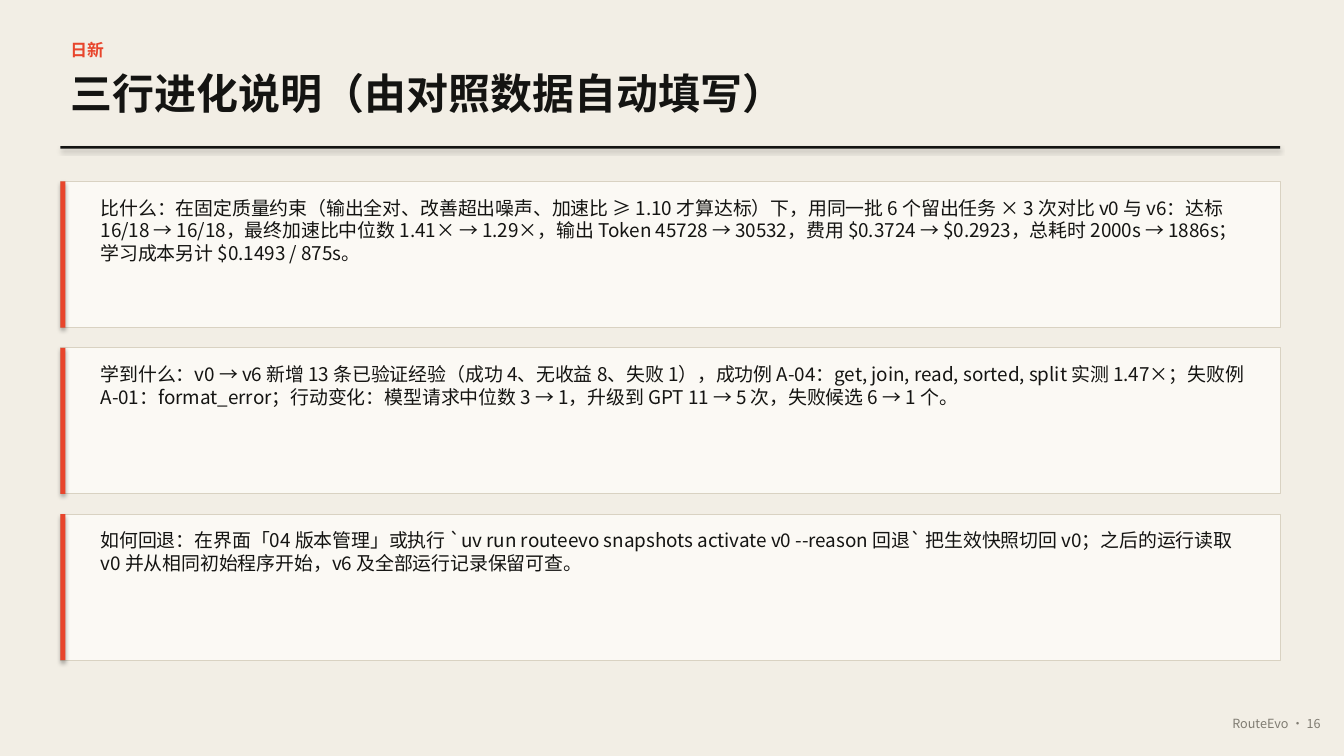
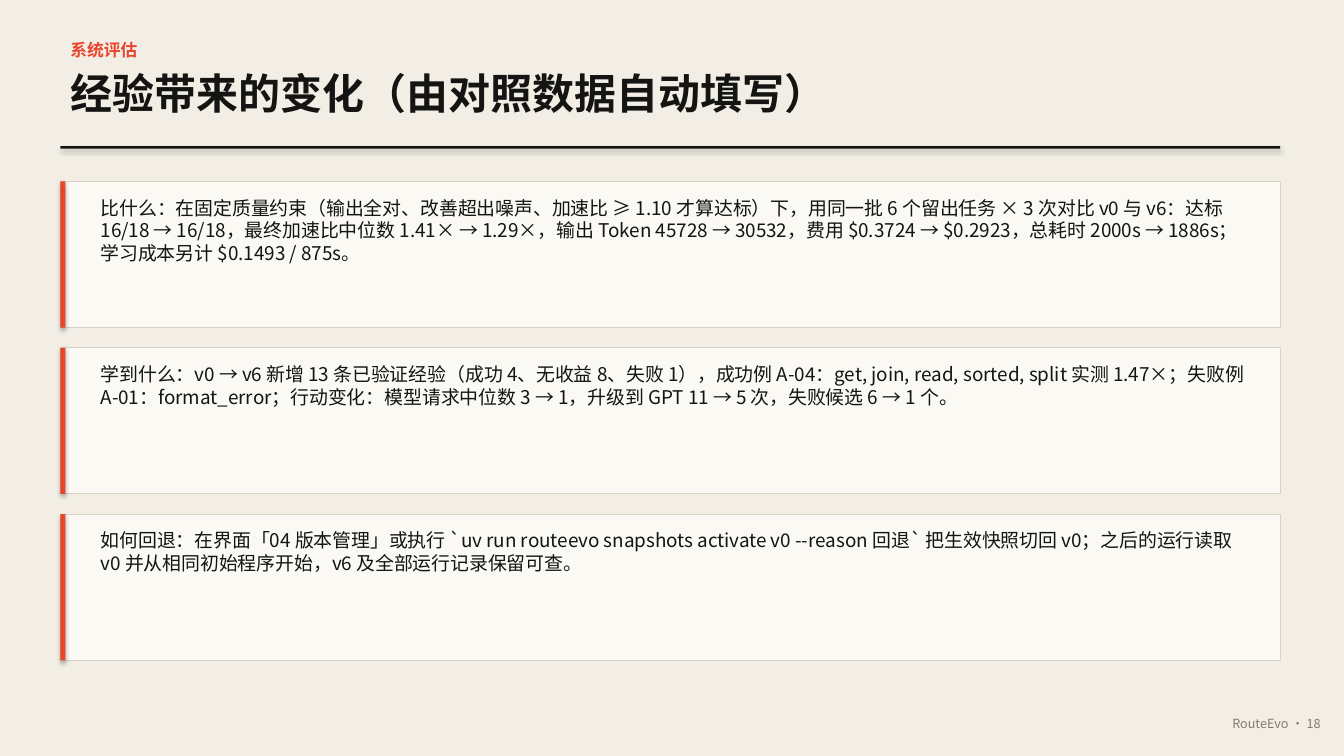
Before and after one commit to bohack-2026-hw/QuotaCrux, a slide deck: slide 18 of docs/RouteEvo.pptx (slide 16 before the commit). Drawn at 1344x756 pixels with LibreOffice and Linux fonts; fonts in the diff are those of the drawing. Boxes give left, top, right and bottom in pixels: in the first picture for what was removed or moved away, otherwise in the second. Text is boxed around its words. In the diff, an @@ line names an element or a change of style, - is before the commit and + after.

```diff
--- a/docs/RouteEvo.pptx
+++ b/docs/RouteEvo.pptx
@@ text at <box>70,41,137,58</box>: text changed @@
-日新
+系统评估
@@ text at <box>70,73,826,113</box>: text changed @@
-三行进化说明（由对照数据自动填写）
+经验带来的变化（由对照数据自动填写）
```
Also in this commit, not shown: 16 other slides changed, 3 slides added, 4 other files.
